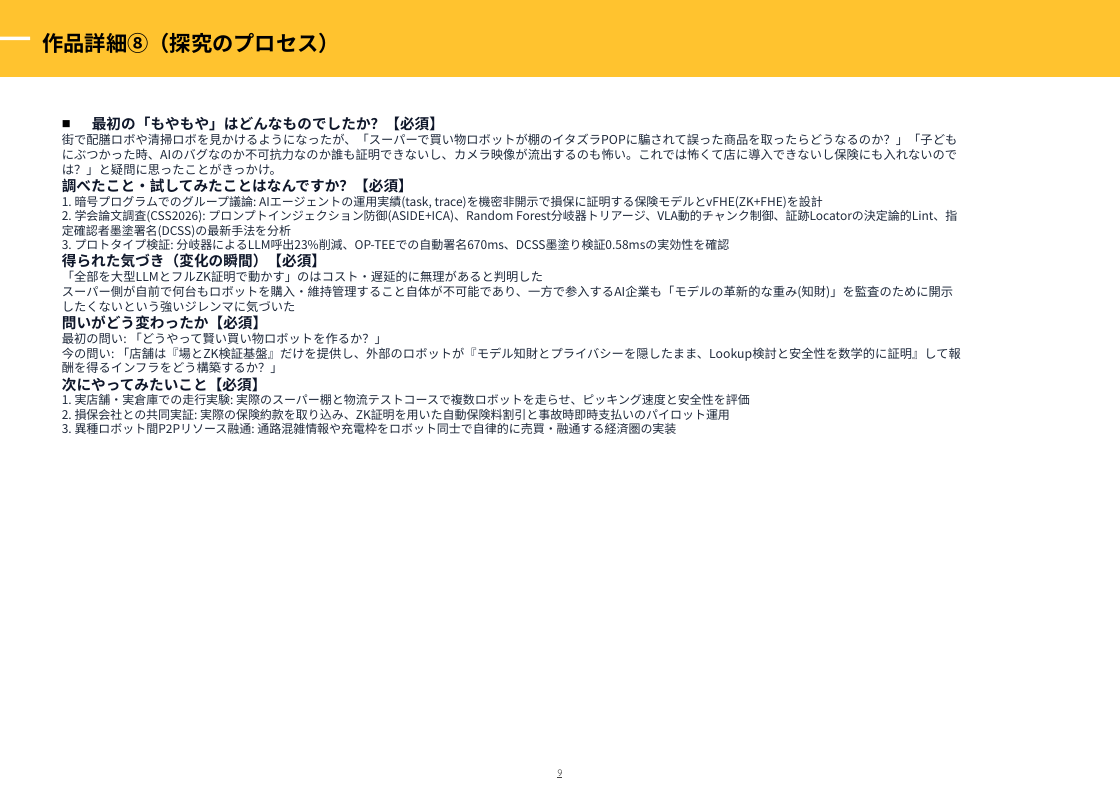
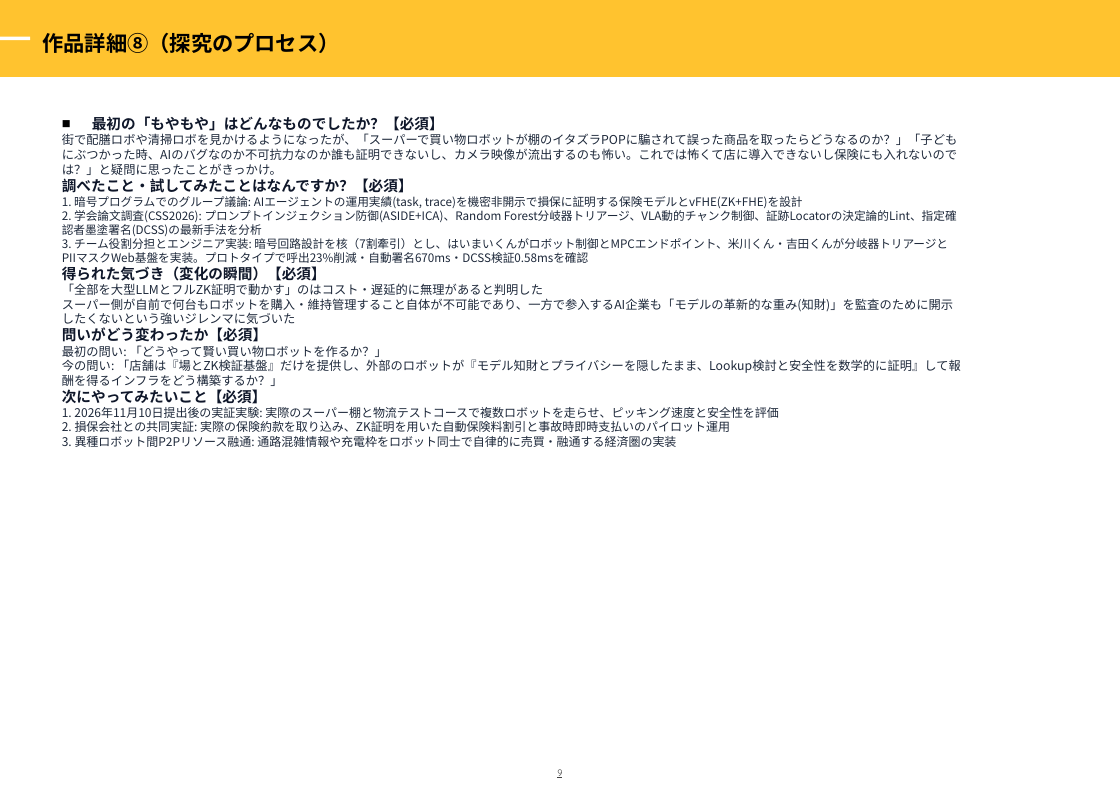
Before and after one commit to sururu-k/ProofPick, a slide deck: slide 10 of md/zenjyocon_entry_sheet_2026.pptx. Drawn at 1120x792 pixels with LibreOffice and Linux fonts; fonts in the diff are those of the drawing; background and template pictures are left out. Boxes give left, top, right and bottom in pixels: in the first picture for what was removed or moved away, otherwise in the second. Text is boxed around its words. In the diff, an @@ line names an element or a change of style, - is before the commit and + after.

```diff
--- a/md/zenjyocon_entry_sheet_2026.pptx
+++ b/md/zenjyocon_entry_sheet_2026.pptx
@@ text at [62, 196, 957, 263]: text changed; size 9 to 8.8 pt @@
-1. 暗号プログラムでのグループ議論: AIエージェントの運用実績(task, trace)を機密非開示で損保に証明する保険モデルとvFHE(ZK+FHE)を設計
-2. 学会論文調査(CSS2026): プロンプトインジェクション防御(ASIDE+ICA)、Random Forest分岐器トリアージ、VLA動的チャンク制御、証跡Locatorの決定論的Lint、指定確認者墨塗署名(DCSS)の最新手法を分析
-3. プロトタイプ検証: 分岐器によるLLM呼出23%削減、OP-TEEでの自動署名670ms、DCSS墨塗り検証0.58msの実効性を確認
+1. 暗号プログラムでのグループ議論: AIエージェントの運用実績(task, trace)を機密非開示で損保に証明する保険モデルとvFHE(ZK+FHE)を設計
+2. 学会論文調査(CSS2026): プロンプトインジェクション防御(ASIDE+ICA)、Random Forest分岐器トリアージ、VLA動的チャンク制御、証跡Locatorの決定論的Lint、指定確認者墨塗署名(DCSS)の最新手法を分析
+3. チーム役割分担とエンジニア実装: 暗号回路設計を核（7割牽引）とし、はいまいくんがロボット制御とMPCエンドポイント、米川くん・吉田くんが分岐器トリアージとPIIマスクWeb基盤を実装。プロトタイプで呼出23%削減・自動署名670ms・DCSS検証0.58msを確認
@@ text at [62, 407, 779, 447]: text changed @@
-1. 実店舗・実倉庫での走行実験: 実際のスーパー棚と物流テストコースで複数ロボットを走らせ、ピッキング速度と安全性を評価
-2. 損保会社との共同実証: 実際の保険約款を取り込み、ZK証明を用いた自動保険料割引と事故時即時支払いのパイロット運用
-3. 異種ロボット間P2Pリソース融通: 通路混雑情報や充電枠をロボット同士で自律的に売買・融通する経済圏の実装
+1. 2026年11月10日提出後の実証実験: 実際のスーパー棚と物流テストコースで複数ロボットを走らせ、ピッキング速度と安全性を評価
+2. 損保会社との共同実証: 実際の保険約款を取り込み、ZK証明を用いた自動保険料割引と事故時即時支払いのパイロット運用
+3. 異種ロボット間P2Pリソース融通: 通路混雑情報や充電枠をロボット同士で自律的に売買・融通する経済圏の実装
```
Also in this commit, not shown: 2 other slides changed.
